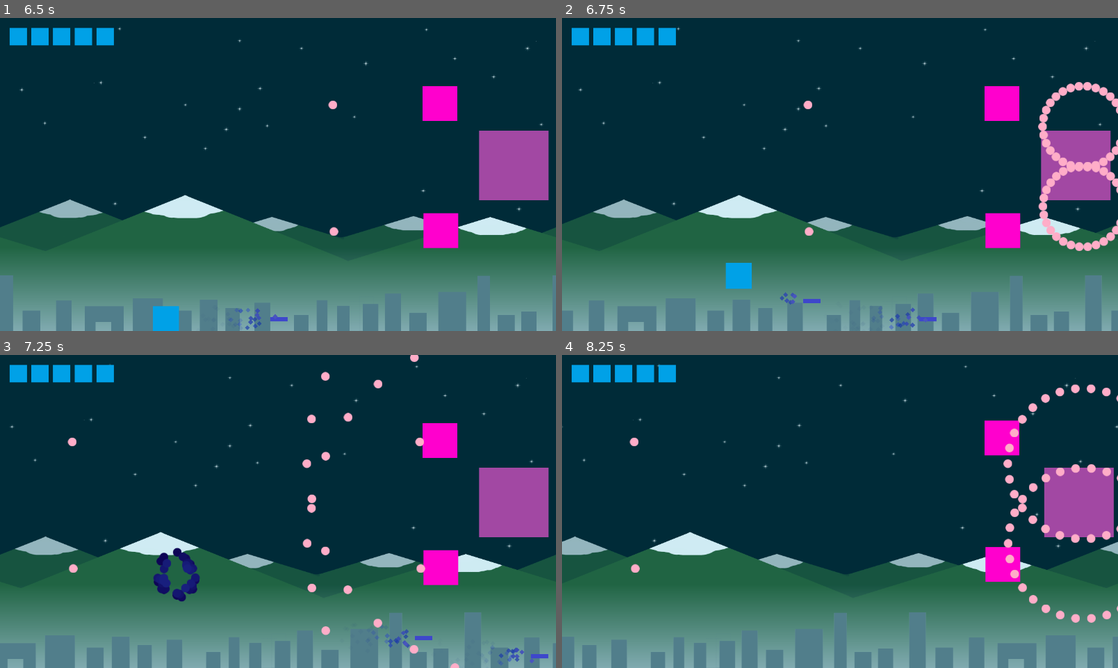
Above: before the commit, frames 1-4 (two rows, left to right).
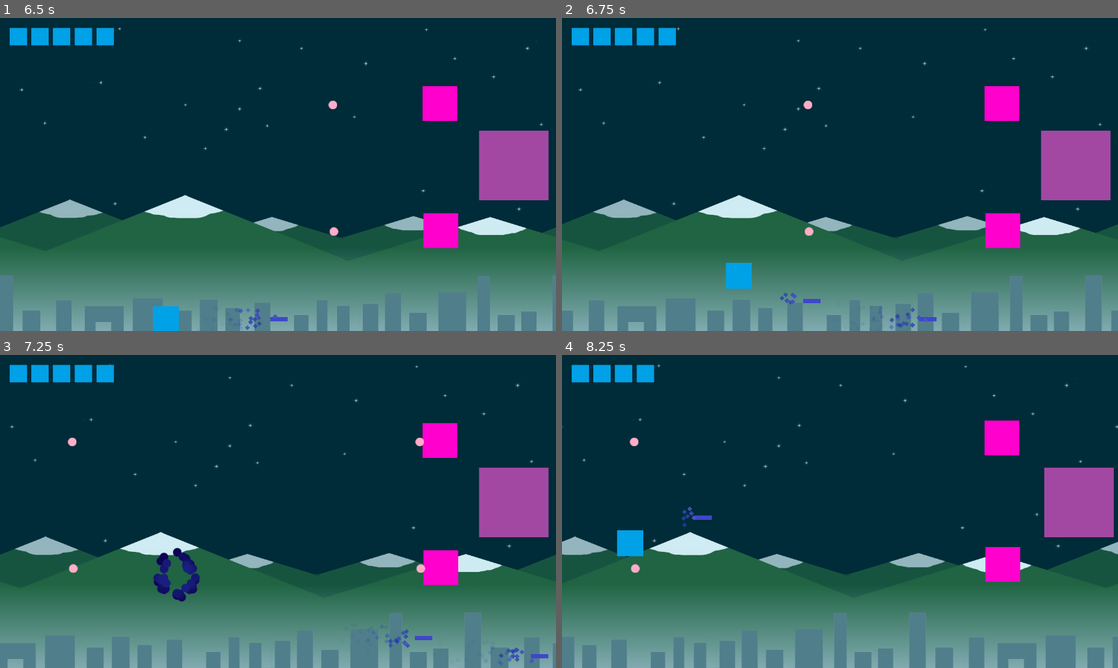
Above: after the commit, the same moments.

Repository: Gaetz/gd-Schmup
Game: Godot game, scene res://Main.tscn
Same seed, same stepped clock (60 frames per second), same inputs: the game is played once before the commit and once after it.
Inputs:
- Up to frame 1 (6.5 s): hold Right (ui_right) 0.53-1.28 s; tap Space (fire) every 0.75 s from 0.6 to 5.85 s; hold Down (ui_down) 1.28-2.03 s; hold Right (ui_right) 2.03-2.78 s; hold Up (ui_up) 2.78-3.53 s; hold Left (ui_left) 3.53-5.03 s; hold Down (ui_down) 5.03-5.78 s; hold Right (ui_right) from 5.78 s (still down)
- Up to frame 2 (6.75 s): release Right (ui_right) at 6.53 s; hold Up (ui_up) from 6.53 s (still down); tap Space (fire) at 6.6 s
- Up to frame 3 (7.25 s): keep holding Up (ui_up)
- Up to frame 4 (8.25 s): release Up (ui_up) at 7.28 s; hold Right (ui_right) 7.28-8.03 s; tap Space (fire) at 7.35, 8.1 s; hold Down (ui_down) from 8.03 s (still down)

Frame 1 is identical in both runs. In frame 2, 1.7% of the frame differs, in the area x 85-100%, y 20-75%; in frame 3, 0.6%; in frame 4, 2.2%, in the area x 9-100%, y 3-86%.

Commit message:
Manual update, new zip release and unused variables/script deleted

Diff:
--- a/scripts/BulletGenerator.gd
+++ b/scripts/BulletGenerator.gd
@@ -29,20 +29,15 @@
 		bullet_counter -= bullet_cooldown
 
 func shoot():
+	var b = bullet.instance()
+	b.enemy_bullet = true
+	b.position = global_position
+	b.damage = 1
 	if type == ShotType.CIRCLE and circle_bullet_number != 0:
-		var bullets = []
 		for i in range(0, circle_bullet_number):
-			var b = bullet.instance()
-			b.enemy_bullet = true
-			b.position = global_position
-			b.damage = 1
 			b.angle = 360.0 / float(circle_bullet_number) * i
 			get_node("/root/Main").add_child(b)
 	else:
-		var b = bullet.instance()
-		b.enemy_bullet = true
-		b.position = global_position
-		b.damage = 1
 		if type == ShotType.LINE:
 			b.angle = 180 - line_angle
 		elif type == ShotType.FAN:
--- a/scripts/ShootingEnemy.gd
+++ /dev/null
@@ -1 +0,0 @@
-extends "res://scripts/Enemy.gd"
Not shown, changed: gd-Schmup.zip
Not shown, changed: manuel.odt
Not shown, changed: manuel.pdf
